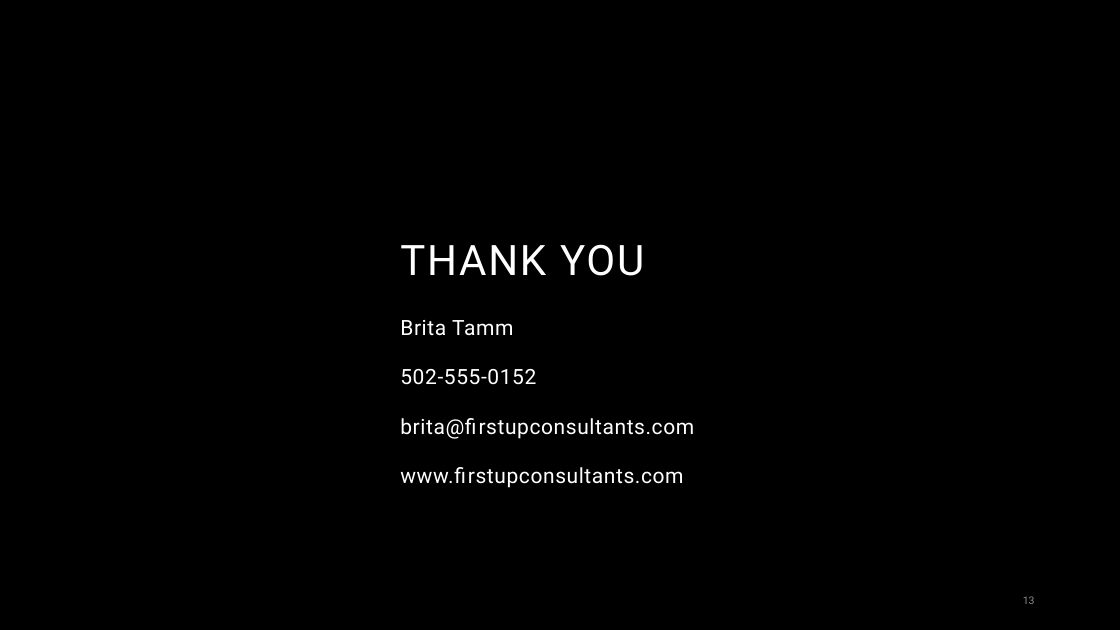
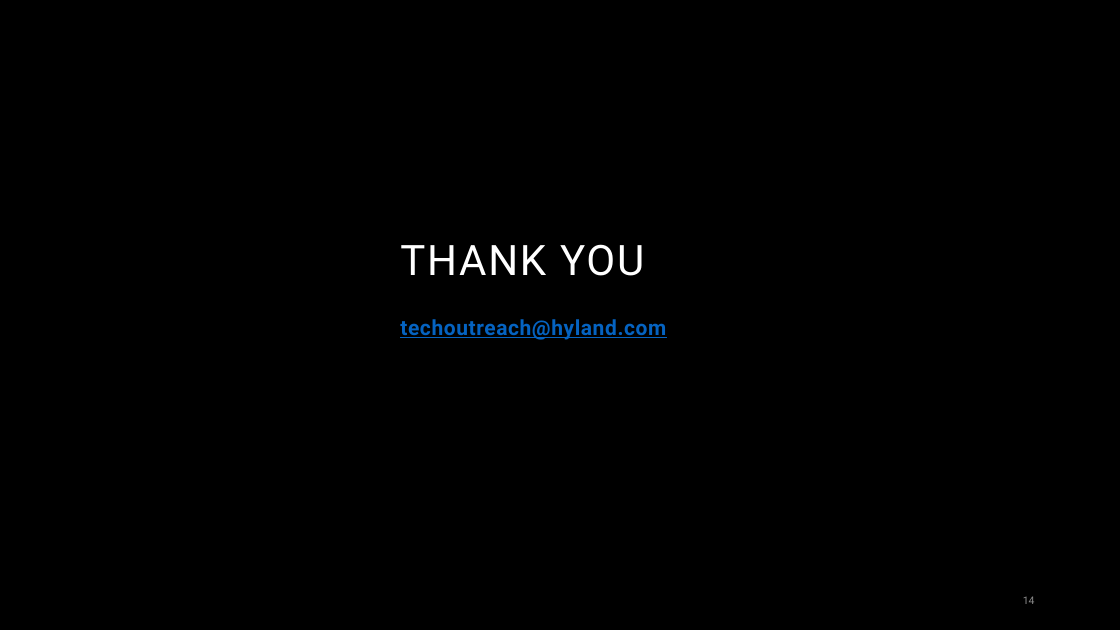
Before and after one commit to hytechcamps/databases, a slide deck: slide 14 of Databases.pptx (slide 13 before the commit). Drawn at 1120x630 pixels with LibreOffice and Linux fonts; fonts in the diff are those of the drawing; background and template pictures are left out. Boxes give left, top, right and bottom in pixels: in the first picture for what was removed or moved away, otherwise in the second. Text is boxed around its words. In the diff, an @@ line names an element or a change of style, - is before the commit and + after.

```diff
--- a/Databases.pptx
+++ b/Databases.pptx
@@ subtitle at box(400, 319, 666, 340): text changed; text colour #FFFFFF to #0563C1; bold on @@
-Brita Tamm
-502-555-0152
-brita@firstupconsultants.com
-www.firstupconsultants.com
+techoutreach@hyland.com
@@ page number at box(1023, 596, 1035, 604): text changed @@
-13
+14
```
Also in this commit, not shown: 1 other slide changed, 10 slides added, 9 slides removed, 33 other files.
